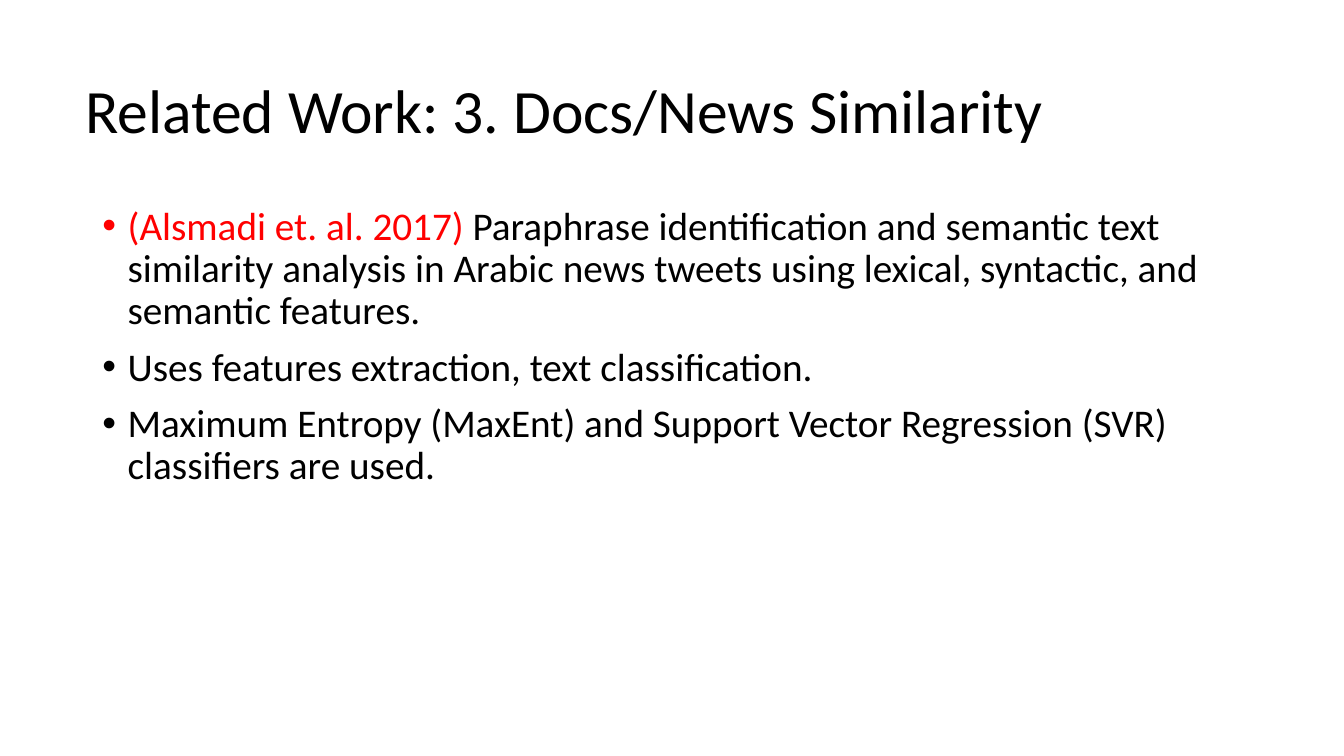
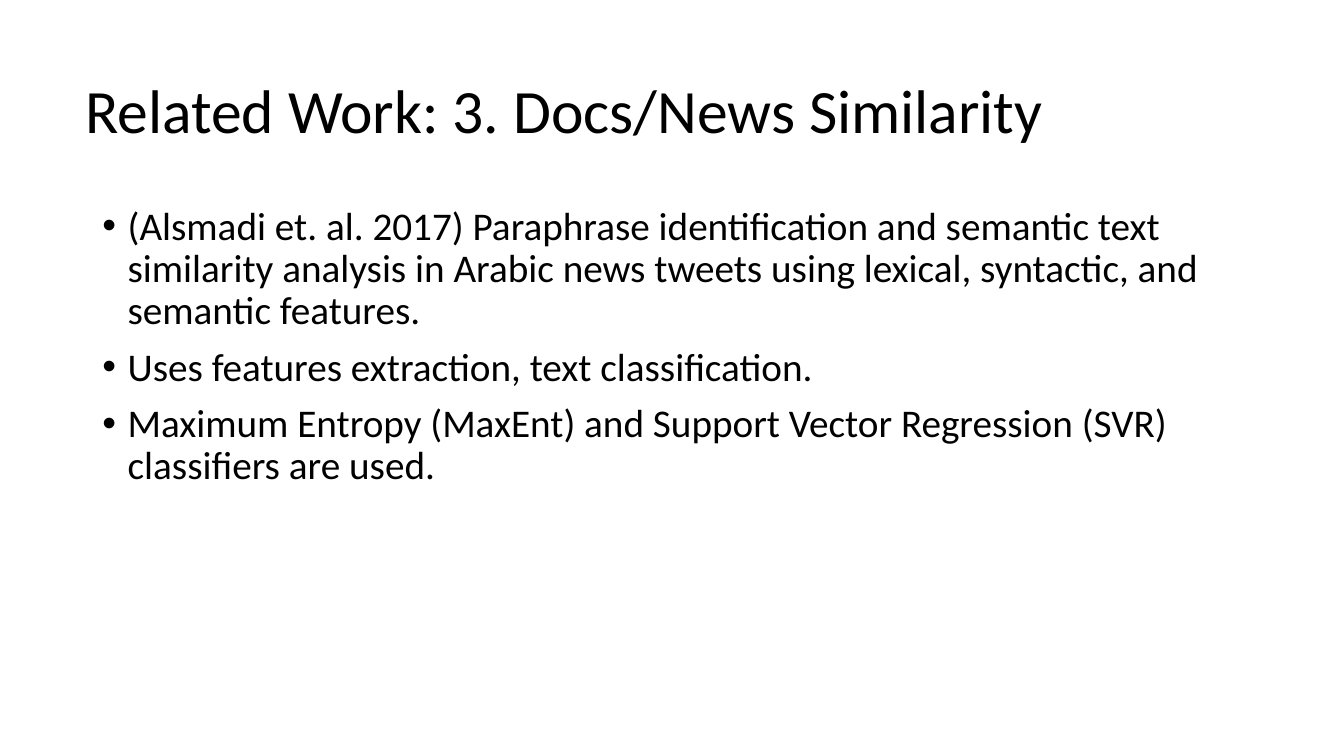
Before and after one commit to HussamHallak/TPDL2022, a slide deck: slide 7 of TPDL 2022 Paper Updates.pptx (slide 8 before the commit). Drawn at 1344x756 pixels with LibreOffice and Linux fonts; fonts in the diff are those of the drawing. Boxes give left, top, right and bottom in pixels: in the first picture for what was removed or moved away, otherwise in the second. Text is boxed around its words. In the diff, an @@ line names an element or a change of style, - is before the commit and + after.

```diff
--- a/TPDL 2022 Paper Updates.pptx
+++ b/TPDL 2022 Paper Updates.pptx
@@ text at (128, 211, 1198, 325): text colour #FF0000 to #000000 in "(Alsmadi et. al. 2017)" @@
```
Also in this commit, not shown: 5 other slides changed, 1 slide added, 10 slides removed, 5 other files.
